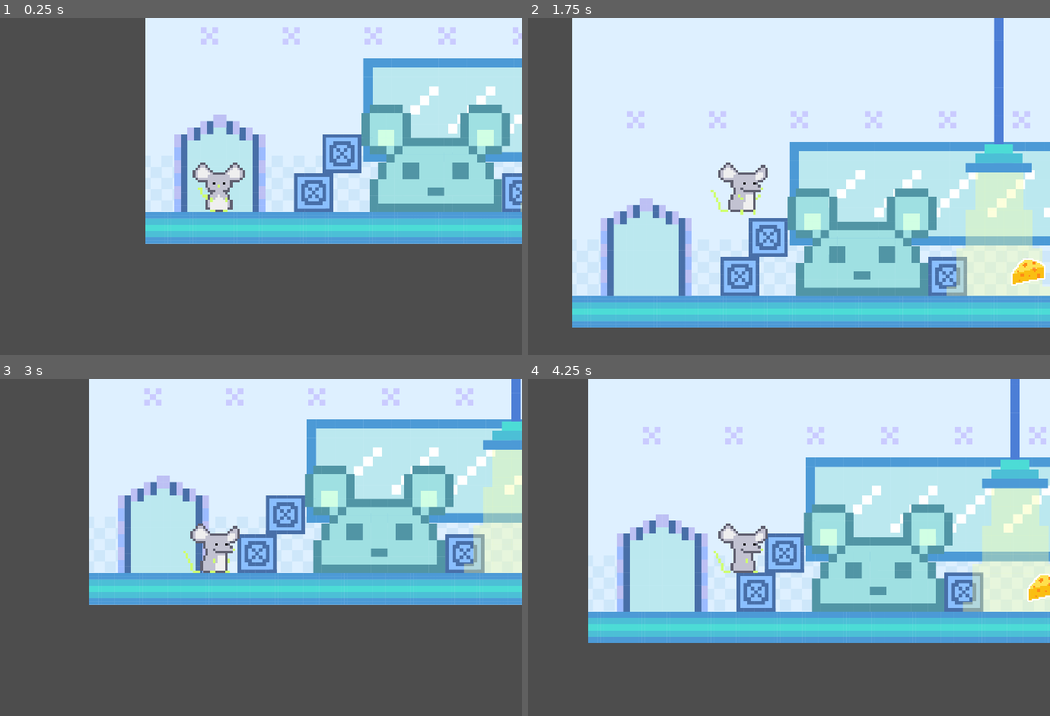
Above: before the commit, frames 1-4 (two rows, left to right).
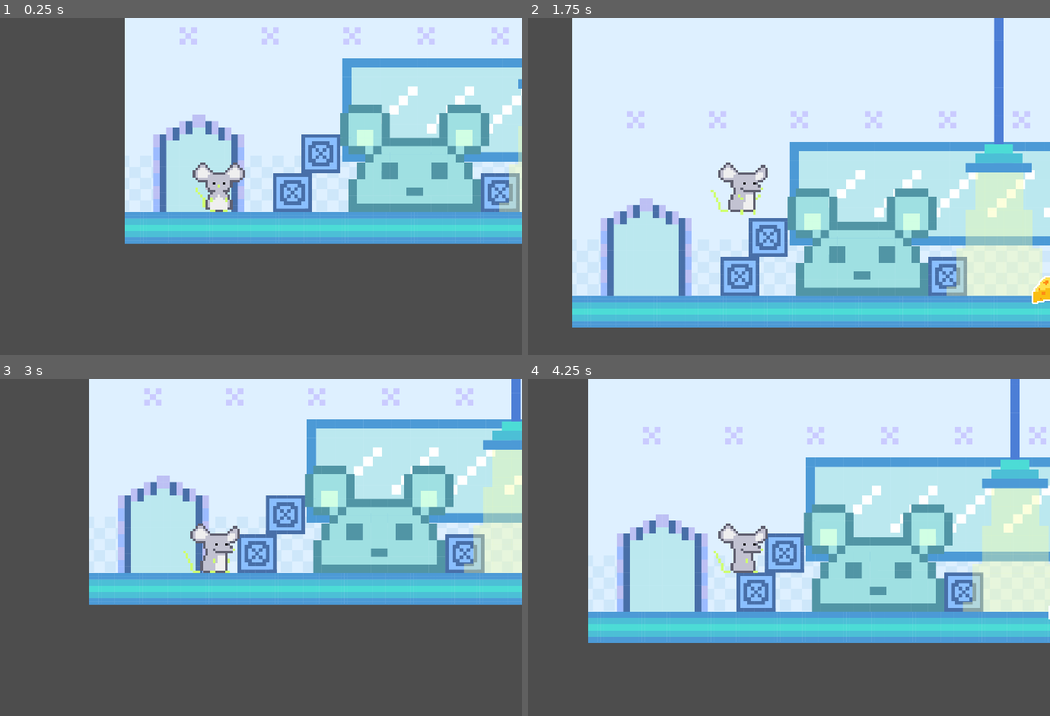
Above: after the commit, the same moments.

Repository: Wendy-zhenyiwang/2D-Group
Game: Godot game, scene res://main.tscn
Two runs of this game, one before a commit and one after it. Both use one fixed random seed, a clock stepped at 60 frames per second and the inputs below.
Inputs:
- Up to frame 1 (0.25 s): no input
- Up to frame 2 (1.75 s): tap Enter (ui_accept) at 0.5, 0.77, 1.52 s; hold Right (ui_right) from 0.53 s (still down)
- Up to frame 3 (3 s): release Right (ui_right) at 2.03 s; hold Left (ui_left) 2.03-2.78 s; hold Right (ui_right) from 2.78 s (still down)
- Up to frame 4 (4.25 s): keep holding Right (ui_right); tap Enter (ui_accept) at 3.02, 3.77 s

The runs differ from the first frame. In frame 1, 16% of the frame differs, in the area x 23-100%, y 0-68%; in frame 2, 0.6%; in frame 3, 0.2%; in frame 4, 0.3%.

Commit message:
fixed map, added trap area

Diff:
--- a/the-cheezy-escape/main.tscn
+++ b/the-cheezy-escape/main.tscn
@@ -1,7 +1,8 @@
-[gd_scene load_steps=27 format=3 uid="uid://dtu2o8w8bl423"]
+[gd_scene load_steps=32 format=3 uid="uid://dtu2o8w8bl423"]
 
 [ext_resource type="PackedScene" uid="uid://bpxh34uy2f0wy" path="res://player.tscn" id="1_dv6bk"]
-[ext_resource type="Texture2D" uid="uid://b23qytg0qbmxt" path="res://cheesyescapeMAP-02.png" id="1_risps"]
+[ext_resource type="Texture2D" uid="uid://bje34wiy2co7l" path="res://cheesyescapeMAP4.png" id="1_ojr16"]
+[ext_resource type="Script" path="res://trap area.gd" id="2_jxmrt"]
 [ext_resource type="PackedScene" uid="uid://deruge1ouu3nu" path="res://cheese.tscn" id="3_r6fkg"]
 [ext_resource type="AudioStream" uid="uid://p7sdcgakblpm" path="res://Alexandre Desplat-Obituary.mp3" id="3_tql5j"]
 
@@ -32,10 +33,13 @@
 [sub_resource type="RectangleShape2D" id="RectangleShape2D_kyobd"]
 size = Vector2(1430.8, 258.273)
 
+[sub_resource type="RectangleShape2D" id="RectangleShape2D_qhq00"]
+size = Vector2(289.293, 39.661)
+
 [sub_resource type="PhysicsMaterial" id="PhysicsMaterial_30vec"]
 
 [sub_resource type="RectangleShape2D" id="RectangleShape2D_lwelj"]
-size = Vector2(3622.32, 125.15)
+size = Vector2(3629.32, 125.15)
 
 [sub_resource type="RectangleShape2D" id="RectangleShape2D_riupp"]
 size = Vector2(288.876, 39.995)
@@ -47,11 +51,17 @@
 size = Vector2(403.263, 276.324)
 
 [sub_resource type="RectangleShape2D" id="RectangleShape2D_yo8nu"]
-size = Vector2(774.891, 300.125)
+size = Vector2(790.888, 300.125)
 
 [sub_resource type="RectangleShape2D" id="RectangleShape2D_cruyf"]
 size = Vector2(383.281, 210.638)
 
+[sub_resource type="RectangleShape2D" id="RectangleShape2D_yahoh"]
+size = Vector2(660.574, 165.643)
+
+[sub_resource type="RectangleShape2D" id="RectangleShape2D_3edyr"]
+size = Vector2(263.63, 200.638)
+
 [sub_resource type="PhysicsMaterial" id="PhysicsMaterial_cgd4f"]
 
 [sub_resource type="RectangleShape2D" id="RectangleShape2D_vs3eq"]
@@ -64,17 +74,20 @@
 size = Vector2(3197.72, 133.315)
 
 [sub_resource type="RectangleShape2D" id="RectangleShape2D_t7hvc"]
-size = Vector2(289.626, 42.328)
+size = Vector2(289.626, 39.8278)
 
 [sub_resource type="RectangleShape2D" id="RectangleShape2D_hfqjk"]
-size = Vector2(177.309, 596.833)
+size = Vector2(461.935, 522.385)
+
+[sub_resource type="RectangleShape2D" id="RectangleShape2D_3g5va"]
+size = Vector2(2942.25, 82.323)
 
 [node name="main" type="Node2D"]
 
 [node name="Map" type="Sprite2D" parent="."]
-position = Vector2(807, -777)
+position = Vector2(767, -811)
 scale = Vector2(0.428632, 0.428632)
-texture = ExtResource("1_risps")
+texture = ExtResource("1_ojr16")
 
 [node name="Level 1" type="StaticBody2D" parent="Map"]
 
@@ -107,7 +120,7 @@
 shape = SubResource("RectangleShape2D_n4g6e")
 
 [node name="Mouse Head" type="CollisionShape2D" parent="Map/Level 1"]
-position = Vector2(-811.885, 1957.39)
+position = Vector2(-793.221, 1938.73)
 shape = SubResource("CircleShape2D_0t0gr")
 
 [node name="Box 3" type="CollisionShape2D" parent="Map/Level 1"]
@@ -119,7 +132,7 @@
 shape = SubResource("RectangleShape2D_bttd5")
 
 [node name="Light 2" type="CollisionShape2D" parent="Map/Level 1"]
-position = Vector2(268.295, 1453.46)
+position = Vector2(263.629, 1455.79)
 shape = SubResource("RectangleShape2D_bttd5")
 
 [node name="Light 3" type="CollisionShape2D" parent="Map/Level 1"]
@@ -135,19 +148,25 @@
 rotation = -0.778417
 shape = SubResource("RectangleShape2D_kyobd")
 
+[node name="CollisionShape2D" type="CollisionShape2D" parent="Map/Level 1"]
+position = Vector2(1528.12, 835.215)
+scale = Vector2(1, 1)
+shape = SubResource("RectangleShape2D_qhq00")
+
 [node name="Level 2" type="StaticBody2D" parent="Map"]
 physics_material_override = SubResource("PhysicsMaterial_30vec")
 
 [node name="Level 2 Floor" type="CollisionShape2D" parent="Map/Level 2"]
-position = Vector2(-266.712, 613.996)
+position = Vector2(-263.212, 613.996)
+scale = Vector2(1, 1)
 shape = SubResource("RectangleShape2D_lwelj")
 
 [node name="Light 1" type="CollisionShape2D" parent="Map/Level 2"]
-position = Vector2(1936.39, 366.282)
+position = Vector2(2027.38, 573.919)
 shape = SubResource("RectangleShape2D_riupp")
 
 [node name="Light 2" type="CollisionShape2D" parent="Map/Level 2"]
-position = Vector2(1413.8, 205.304)
+position = Vector2(1530.45, 326.621)
 shape = SubResource("RectangleShape2D_riupp")
 
 [node name="Light 3" type="CollisionShape2D" parent="Map/Level 2"]
@@ -159,7 +178,7 @@
 shape = SubResource("RectangleShape2D_riupp")
 
 [node name="Light 5" type="CollisionShape2D" parent="Map/Level 2"]
-position = Vector2(-1446.46, 123.649)
+position = Vector2(-1446.46, 174.975)
 shape = SubResource("RectangleShape2D_riupp")
 
 [node name="Color Paste 1" type="CollisionShape2D" parent="Map/Level 2"]
@@ -173,7 +192,8 @@
 shape = SubResource("RectangleShape2D_iigsc")
 
 [node name="Color Paste 2" type="CollisionShape2D" parent="Map/Level 2"]
-position = Vector2(-669.739, 409.858)
+position = Vector2(-677.738, 409.858)
+scale = Vector2(1, 1)
 shape = SubResource("RectangleShape2D_yo8nu")
 
 [node name="Paste Corner 2" type="CollisionShape2D" parent="Map/Level 2"]
@@ -182,15 +202,31 @@
 skew = 0.47822
 shape = SubResource("RectangleShape2D_cruyf")
 
+[node name="Area2D" type="Area2D" parent="Map/Level 2"]
+script = ExtResource("2_jxmrt")
+
+[node name="CollisionShape2D" type="CollisionShape2D" parent="Map/Level 2/Area2D"]
+position = Vector2(1215.49, 464.268)
+scale = Vector2(1, 1)
+shape = SubResource("RectangleShape2D_yahoh")
+
+[node name="Area2D2" type="Area2D" parent="Map/Level 2"]
+script = ExtResource("2_jxmrt")
+
+[node name="CollisionShape2D" type="CollisionShape2D" parent="Map/Level 2/Area2D2"]
+position = Vector2(-1363.64, 450.27)
+scale = Vector2(1, 1)
+shape = SubResource("RectangleShape2D_3edyr")
+
 [node name="Level 3" type="StaticBody2D" parent="Map"]
 physics_material_override = SubResource("PhysicsMaterial_cgd4f")
 
 [node name="Level 3 Floor (Brush Body)" type="CollisionShape2D" parent="Map/Level 3"]
-position = Vector2(-1717.17, -975.279)
+position = Vector2(-1784.75, -954.198)
 shape = SubResource("RectangleShape2D_vs3eq")
 
 [node name="Brush Head" type="CollisionShape2D" parent="Map/Level 3"]
-position = Vector2(-1444.3, -974.363)
+position = Vector2(-1430.13, -951.865)
 shape = SubResource("RectangleShape2D_3ci8e")
 
 [node name="Level 3 Floor (Rightside)" type="CollisionShape2D" parent="Map/Level 3"]
@@ -198,28 +234,39 @@
 shape = SubResource("RectangleShape2D_y5upx")
 
 [node name="Light 1" type="CollisionShape2D" parent="Map/Level 3"]
-position = Vector2(-1262.32, -1437.3)
+position = Vector2(-1073.18, -1437.13)
 shape = SubResource("RectangleShape2D_t7hvc")
 
 [node name="Light 2" type="CollisionShape2D" parent="Map/Level 3"]
-position = Vector2(-692.902, -1353.14)
+position = Vector2(-1971.39, -1059.18)
+scale = Vector2(1, 1)
 shape = SubResource("RectangleShape2D_t7hvc")
 
 [node name="Light 3" type="CollisionShape2D" parent="Map/Level 3"]
-position = Vector2(-58.3251, -1353.14)
+position = Vector2(1850.07, -1509.45)
 shape = SubResource("RectangleShape2D_t7hvc")
 
 [node name="Light 4" type="CollisionShape2D" parent="Map/Level 3"]
-position = Vector2(-58.3251, -1353.14)
+position = Vector2(363.948, -1432.46)
+scale = Vector2(1, 1)
 shape = SubResource("RectangleShape2D_t7hvc")
 
 [node name="Colum1" type="CollisionShape2D" parent="Map/Level 3"]
-position = Vector2(457.269, -998.526)
+position = Vector2(1096.51, -1166.4)
+scale = Vector2(1, 1)
 shape = SubResource("RectangleShape2D_hfqjk")
 
 [node name="Light 5" type="CollisionShape2D" parent="Map/Level 3"]
-position = Vector2(-58.3251, -1353.14)
-shape = SubResource("RectangleShape2D_t7hvc")
+position = Vector2(-135.314, -1656.43)
+shape = SubResource("RectangleShape2D_t7hvc")
+
+[node name="Area2D" type="Area2D" parent="Map/Level 3"]
+script = ExtResource("2_jxmrt")
+
+[node name="CollisionShape2D" type="CollisionShape2D" parent="Map/Level 3/Area2D"]
+position = Vector2(609.913, -864.044)
+scale = Vector2(1, 1)
+shape = SubResource("RectangleShape2D_3g5va")
 
 [node name="player" parent="." instance=ExtResource("1_dv6bk")]
 position = Vector2(52, 6)
@@ -231,3 +278,6 @@
 [node name="cheese" parent="." instance=ExtResource("3_r6fkg")]
 position = Vector2(779, 9)
 scale = Vector2(0.1125, 0.1125)
+
+[connection signal="body_entered" from="Map/Level 2/Area2D" to="Map/Level 2/Area2D" method="_on_body_entered"]
+[connection signal="body_entered" from="Map/Level 2/Area2D2" to="Map/Level 2/Area2D" method="_on_area_2d_2_body_entered"]
--- /dev/null
+++ b/the-cheezy-escape/trap area.gd
@@ -0,0 +1,16 @@
+extends Area2D
+
+
+# Called when the node enters the scene tree for the first time.
+func _ready() -> void:
+	pass # Replace with function body.
+
+
+# Called every frame. 'delta' is the elapsed time since the previous frame.
+func _process(delta: float) -> void:
+	pass
+
+
+func _on_body_entered(body: Node2D) -> void:
+	if (body.name == "CharacterBody2D"):
+		get_tree(). reload_current_scene()
Binary file added: the-cheezy-escape/CheesyescapeMAP03.png
Not shown, added: the-cheezy-escape/CheesyescapeMAP03.png.import
Binary file added: the-cheezy-escape/cheesyescapeMAP4.png
Not shown, added: the-cheezy-escape/cheesyescapeMAP4.png.import
